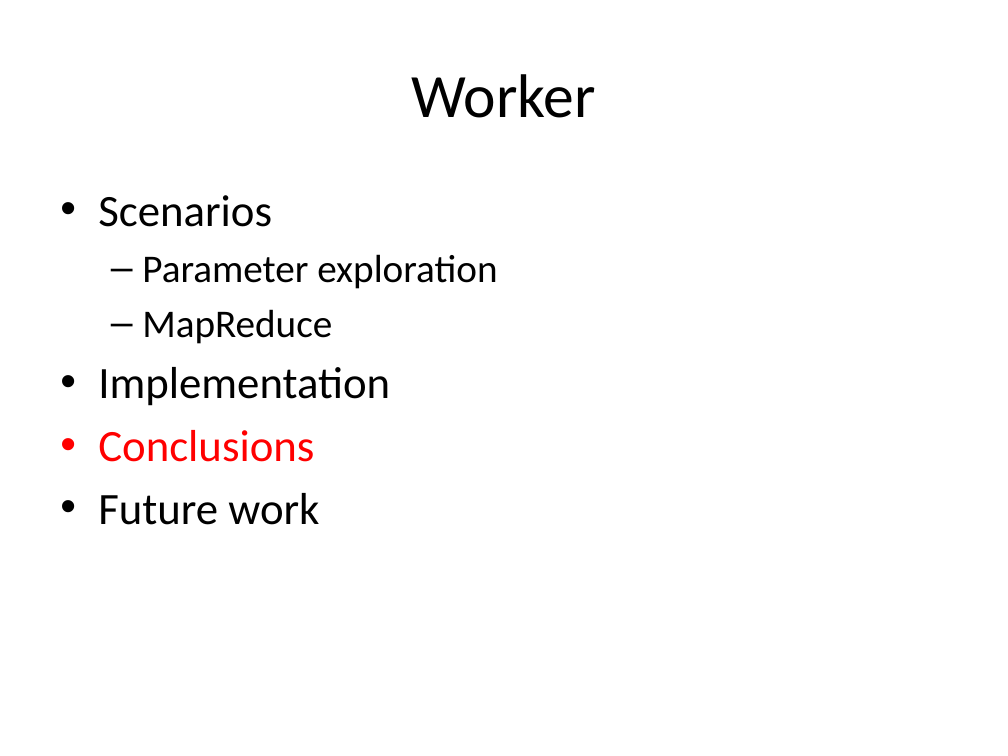
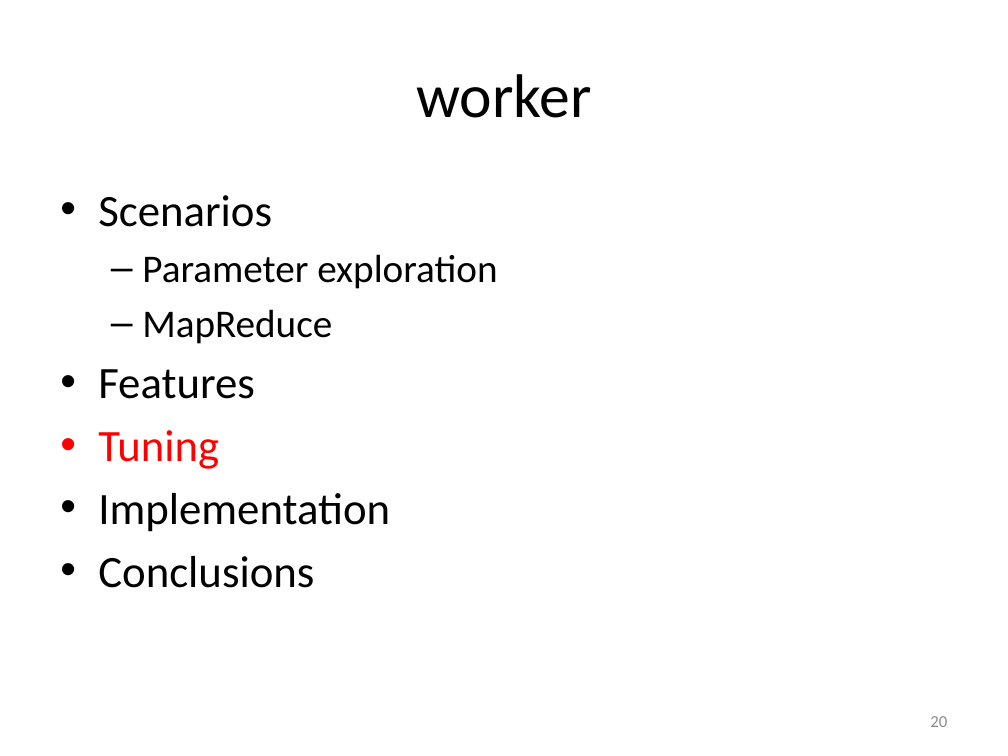
Before and after one commit to gjbex/worker, a slide deck: slide 20 of doc/worker.pptx (slide 26 before the commit). Drawn at 1008x756 pixels with LibreOffice and Linux fonts; fonts in the diff are those of the drawing. Boxes give left, top, right and bottom in pixels: in the first picture for what was removed or moved away, otherwise in the second. Text is boxed around its words. In the diff, an @@ line names an element or a change of style, - is before the commit and + after.

```diff
--- a/doc/worker.pptx
+++ b/doc/worker.pptx
@@ title at [416,74,591,118]: text changed @@
-Worker
+worker
@@ text at [98,369,255,469]: paragraphs added @@
+• Features
+• Tuning
@@ text at [98,493,319,525]: paragraph removed @@
-• Future work
@@ text at [98,556,314,588]: text colour #FF0000 to #000000 in "Conclusions" @@
@@ page number added at [930,716,947,727], 12 pt, text #8C8C8C @@
+20
```
Also in this commit, not shown: 28 other slides changed, 2 slides added, 1 slide removed.
